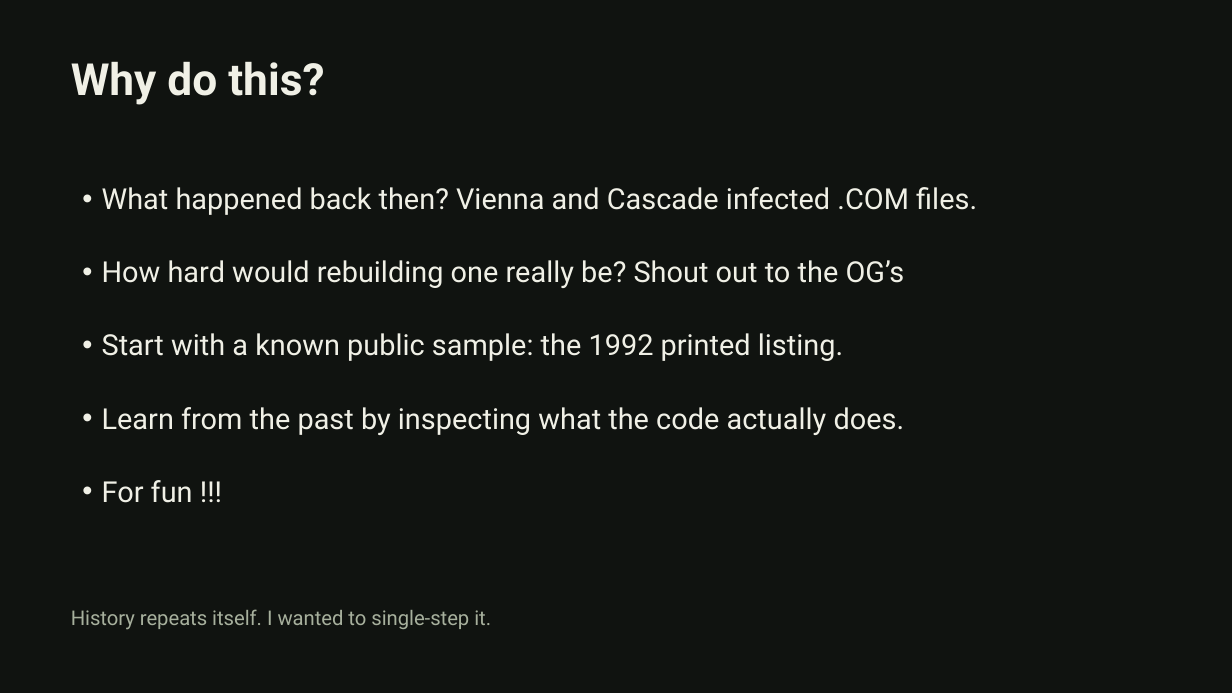
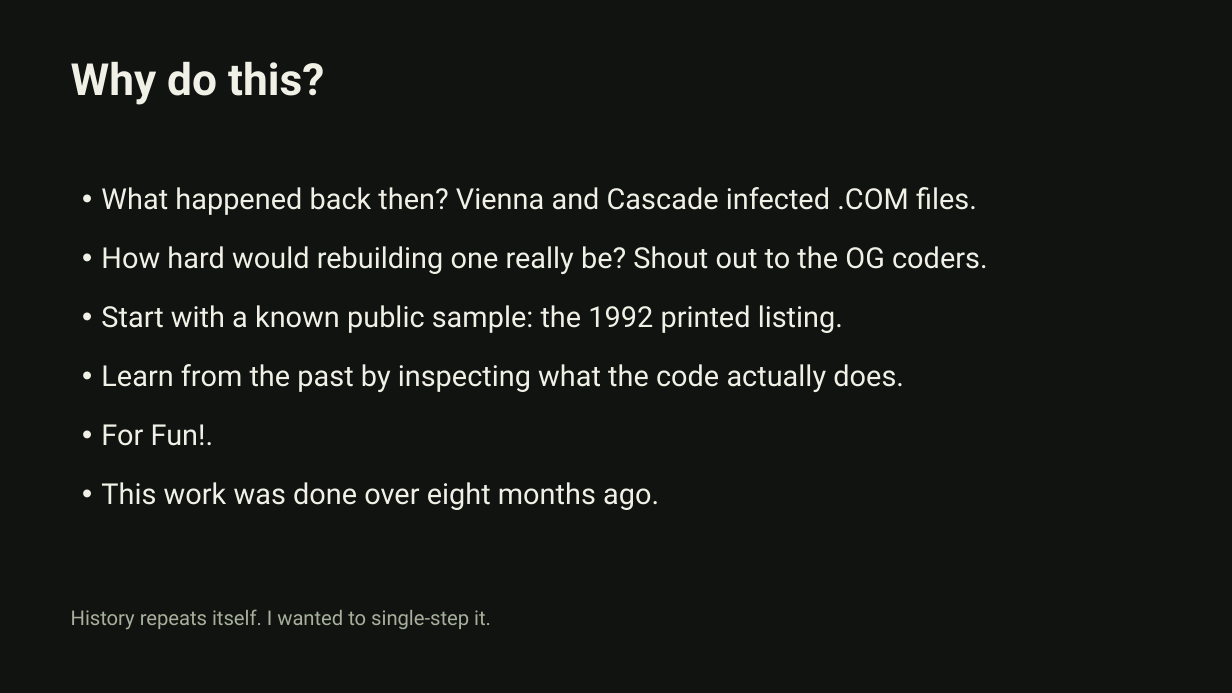
Before and after one commit to bl4ck0ut/grrcon, a slide deck: slide 5 of Charley_Pfaff_1992_Virus_GrrCON.pptx (slide 4 before the commit). Drawn at 1232x693 pixels with LibreOffice and Linux fonts; fonts in the diff are those of the drawing. Boxes give left, top, right and bottom in pixels: in the first picture for what was removed or moved away, otherwise in the second. Text is boxed around its words. In the diff, an @@ line names an element or a change of style, - is before the commit and + after.

Commit message:
latest update

```diff
--- a/Charley_Pfaff_1992_Virus_GrrCON.pptx
+++ b/Charley_Pfaff_1992_Virus_GrrCON.pptx
@@ text at [101, 187, 977, 392]: more space between paragraphs; less space between paragraphs @@
@@ text at [101, 246, 988, 274]: text changed @@
-• How hard would rebuilding one really be? Shout out to the OG’s
+• How hard would rebuilding one really be? Shout out to the OG coders.
@@ text at [101, 424, 659, 510]: text changed @@
-• For fun !!!
+• For Fun!.
+• This work was done over eight months ago.
```
Also in this commit, not shown: 6 other slides changed, 2 slides added.
